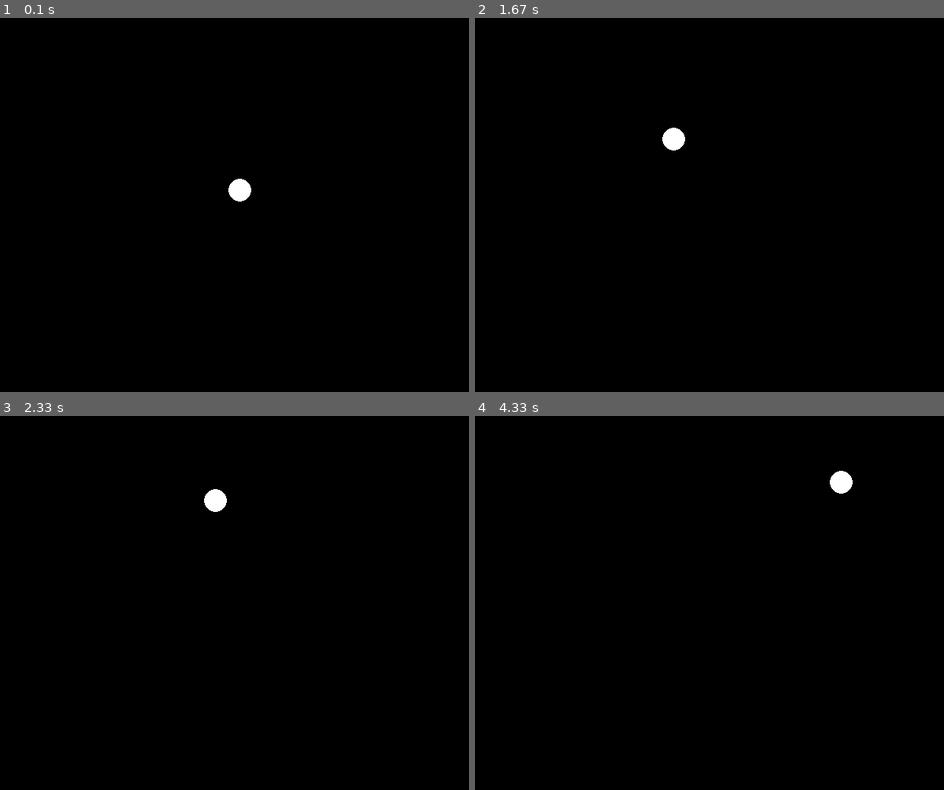
Above: before the commit, frames 1-4 (two rows, left to right).
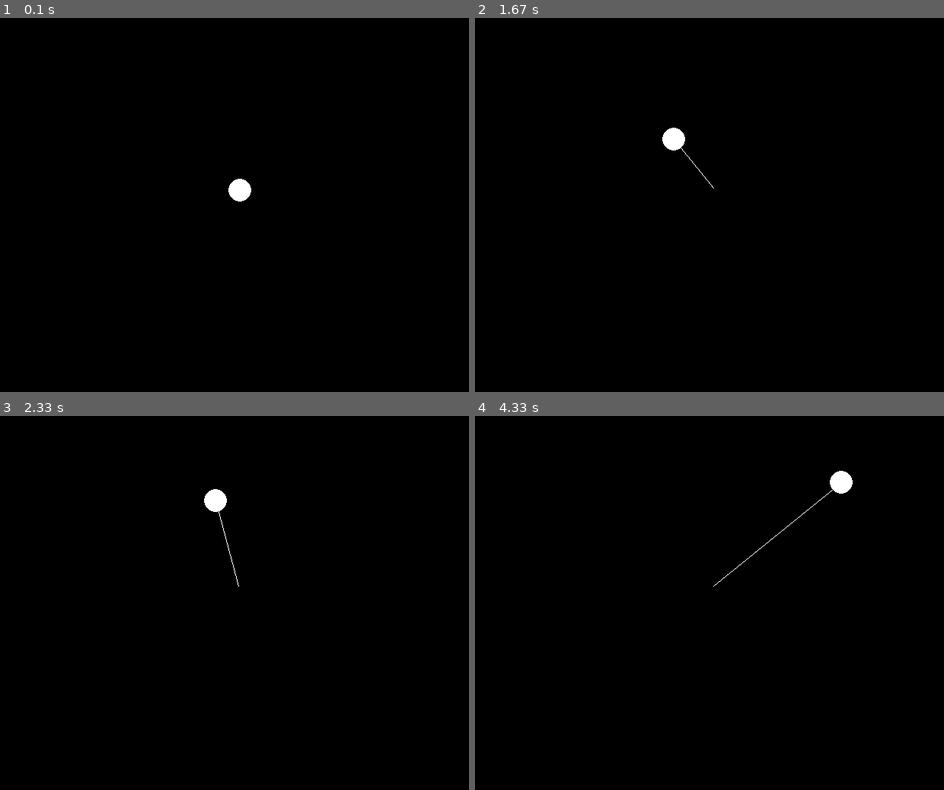
Above: after the commit, the same moments.

Repository: Laurens-Rams/Pygame-Spiral-H1
Game: pygame game, started from main.py
Two runs of this game, one before a commit and one after it. Both use one fixed random seed, a clock stepped at 60 frames per second and the inputs below.
Inputs:
- Up to frame 1 (0.1 s): no input
- Up to frame 2 (1.67 s): no input
- Up to frame 3 (2.33 s): no input
- Up to frame 4 (4.33 s): no input

Frame 1 is identical in both runs. In frame 2, less than 0.1% of the frame differs, in the area x 43-51%, y 34-46%; in frame 3, less than 0.1%; in frame 4, less than 0.1%, in the area x 50-77%, y 19-46%.

Commit message:
finished

Diff:
--- a/main.py
+++ b/main.py
@@ -1,49 +1,38 @@
 import pygame
 import math
 
-# Initialize Pygame
 pygame.init()
 
-# Set up the display
 width, height = 800, 600
 screen = pygame.display.set_mode((width, height))
 pygame.display.set_caption("Spiral Circle")
 
-# Colors
 white = (255, 255, 255)
 black = (0, 0, 0)
 
-# Spiral parameters
 angle = 0
 radius = 0
 center_x, center_y = width // 2, height // 2
 speed = 0.1
 radius_increase = 0.5
-directionVar = 1
 
-player_pos = pygame.Vector2(screen.get_width() / 2, screen.get_height() / 2)
-
-# Main loop
 running = True
 while running:
     for event in pygame.event.get():
         if event.type == pygame.QUIT:
             running = False
 
-    # Fill the screen
     screen.fill(black)
 
-    # Calculate new position
     x = center_x + int(math.cos(angle) * radius)
     y = center_y + int(math.sin(angle) * radius)
 
-    # Check for horizontal boundaries and reverse direction if needed
-    if player_pos.x > screen.get_width()//2 - 15 or player_pos.x < 15:
-        directionVar = -directionVar
+    pygame.draw.circle(screen, white, (x, y), 15)
+    pygame.draw.line(screen, white, (center_x, center_y), (x, y))
 
-    # Update the position of the circle
-    player_pos = pygame.Vector2(x, y)
-    pygame.draw.circle(screen, white, player_pos, 15)
+    # Check for boundary and reverse direction if needed
+    if radius > screen.get_height() // 2 or radius < 0:
+        radius_increase = -radius_increase
 
     # Update the angle and radius
     angle += speed
--- a/pasting.py
+++ /dev/null
@@ -1,35 +0,0 @@
-import pygame
-
-# pygame setup
-pygame.init()
-screen = pygame.display.set_mode((1280, 720))
-clock = pygame.time.Clock()
-running = True
-player_pos = pygame.Vector2(screen.get_width() / 2, screen.get_height() / 2)
-directionVar = 1
-circle_radius = 40  # Set the radius of the circle
-
-while running:
-    # Poll for events
-    for event in pygame.event.get():
-        if event.type == pygame.QUIT:
-            running = False
-
-    # Check for horizontal boundaries and reverse direction if needed
-    if player_pos.x > screen.get_width() - circle_radius or player_pos.x < circle_radius:
-        directionVar = -directionVar
-
-    # Update the position of the circle
-    player_pos += pygame.Vector2(10 * directionVar, 0)
-
-    # Fill the screen with a color to wipe away anything from the last frame
-    screen.fill("purple")
-    pygame.draw.circle(screen, "red", player_pos, circle_radius)
-
-    # Flip the display to put your work on screen
-    pygame.display.flip()
-
-    # Limit FPS to 60
-    clock.tick(60)
-
-pygame.quit()
